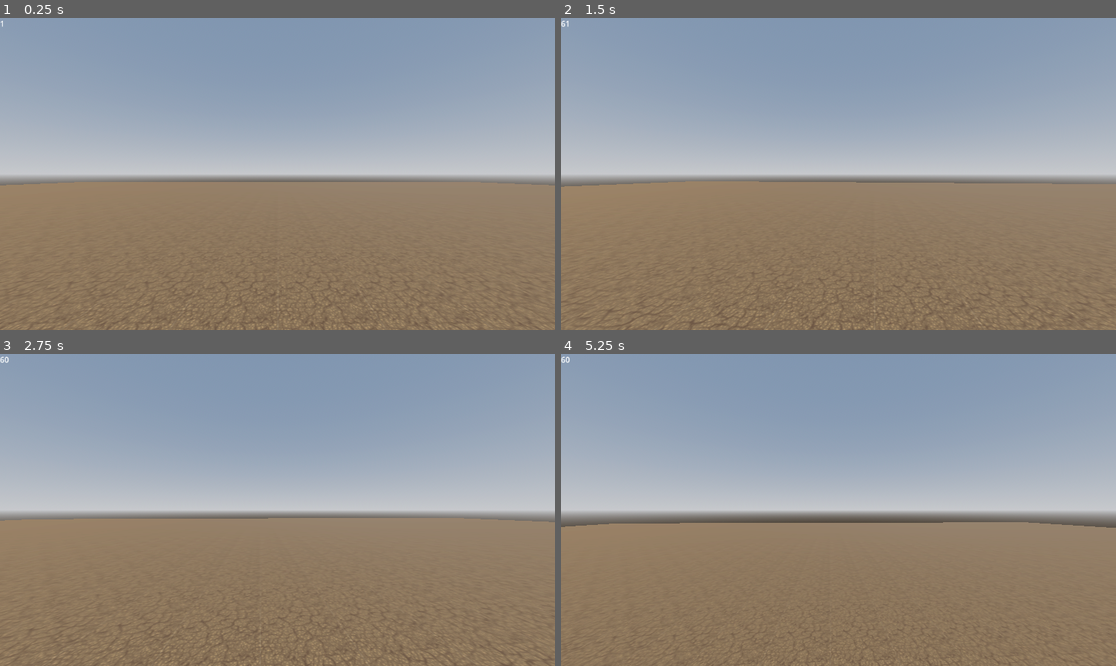
Above: before the commit, frames 1-4 (two rows, left to right).
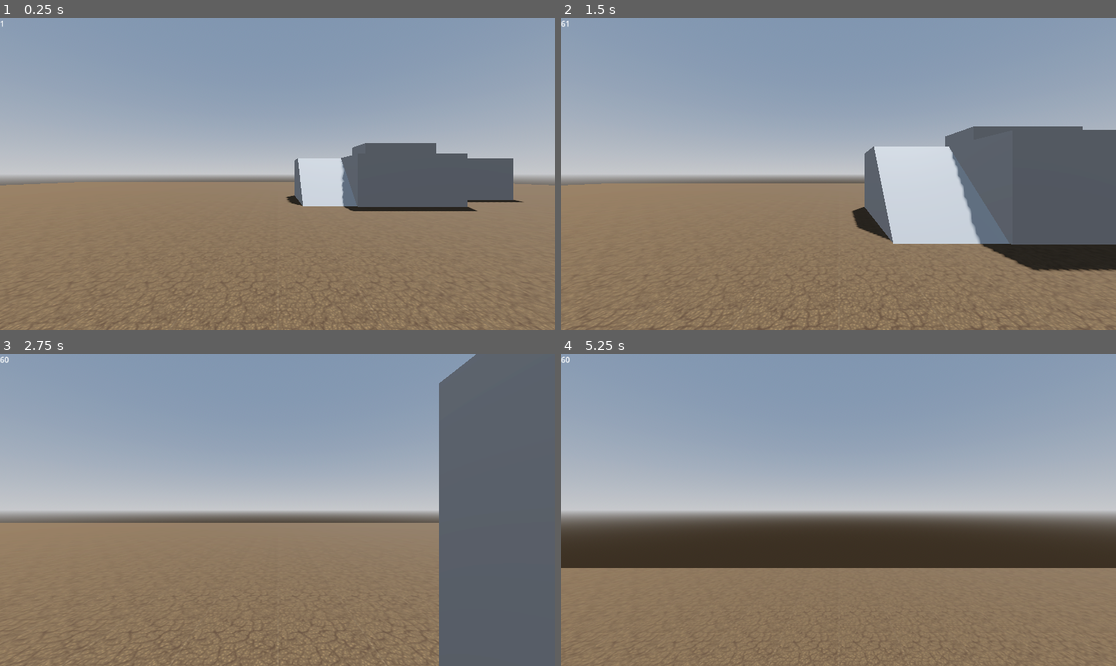
Above: after the commit, the same moments.

Repository: BrunoLisanti/Minos
Game: Godot game, scene res://Scenes/world.tscn
Two runs of this game, one before a commit and one after it. Both use one fixed random seed, a clock stepped at 60 frames per second and the inputs below.
Inputs (mouse positions are in pixels of both pictures, inside the frame that each line leads up to):
- Up to frame 1 (0.25 s): no input
- Up to frame 2 (1.5 s): tap Enter (ui_accept) at 0.5, 0.77 s; move the mouse to (866, 174) at 0.52 s; hold Up (up, bound only after the commit) from 0.53 s (still down); move the mouse to (810, 174) at 1.27 s
- Up to frame 3 (2.75 s): keep holding Up (up, bound only after the commit); tap Enter (ui_accept) at 1.52 s; move the mouse to (288, 503) at 2.02 s
- Up to frame 4 (5.25 s): keep holding Up (up, bound only after the commit); move the mouse to (832, 516) at 2.77 s; tap Enter (ui_accept) at 3.02, 3.77, 4.52 s; move the mouse to (877, 513) at 3.52 s; move the mouse to (794, 506) at 4.27 s; move the mouse to (844, 510) at 5.02 s

The runs differ from the first frame. In frame 1, 7.0% of the frame differs, in the area x 51-95%, y 40-62%; in frame 2, 19%; in frame 3, 23%, in the area x 0-100%, y 0-100%; in frame 4, 15%.

Commit message:
- Cambios en los controles para que sean estilo Doom - Modificaciones al movimiento del jugador. Diferencia en inercia, velocidad disminuida cuando el jugador está retrocediendo. - Se eliminó el head bobbing por el momento - Se eliminó la captura del cursor - Obstaculos en la escena principal para probar colisiones - Se eliminó código referente a la diferencia de control durante un salto (mecánica que no se va a utilizar)

Diff:
--- /dev/null
+++ b/Scenes/obstacles.tscn
@@ -0,0 +1,25 @@
+[gd_scene format=3 uid="uid://d1lc5o3klhcd"]
+
+[node name="Obstacles" type="Node3D"]
+
+[node name="CSGCombiner3D" type="CSGCombiner3D" parent="."]
+use_collision = true
+
+[node name="CSGBox3D" type="CSGBox3D" parent="CSGCombiner3D"]
+transform = Transform3D(1, 0, 0, 0, 1, 0, 0, 0, 1, 2, 0, 0)
+size = Vector3(5, 1, 1)
+
+[node name="Ramp" type="CSGBox3D" parent="CSGCombiner3D"]
+transform = Transform3D(1, 0, 0, 0, 1, 0, 0, 0, 1, 0, 0, 1)
+
+[node name="CSGBox3D" type="CSGBox3D" parent="CSGCombiner3D/Ramp"]
+transform = Transform3D(1, 0, 0, 0, 0.707107, -1.41421, 0, 0.707107, 1.41421, 0, 0.427299, 0.2799)
+operation = 2
+
+[node name="CSGBox3D2" type="CSGBox3D" parent="CSGCombiner3D"]
+transform = Transform3D(1, 0, 0, 0, 1, 0, 0, 0, 1, 1.5, 0, 1)
+size = Vector3(2, 1, 1)
+
+[node name="CSGBox3D3" type="CSGBox3D" parent="CSGCombiner3D"]
+transform = Transform3D(1, 0, 0, 0, 1, 0, 0, 0, 1, 2.5, 0.249451, -1)
+size = Vector3(2, 1.4989, 1)
--- a/Scenes/world.tscn
+++ b/Scenes/world.tscn
@@ -1,8 +1,9 @@
-[gd_scene load_steps=8 format=3 uid="uid://ce46v15i0rp3c"]
+[gd_scene load_steps=9 format=3 uid="uid://ce46v15i0rp3c"]
 
 [ext_resource type="Texture2D" uid="uid://bcdymvtxslqtp" path="res://Assets/Textures/earth-texture.jpg" id="1_x4bgu"]
 [ext_resource type="PackedScene" uid="uid://clwd2pt32yncv" path="res://Scenes/Player.tscn" id="2_dlf8a"]
 [ext_resource type="Script" path="res://Scripts/Fps.gd" id="3_oxjl2"]
+[ext_resource type="PackedScene" uid="uid://d1lc5o3klhcd" path="res://Scenes/obstacles.tscn" id="4_yte3l"]
 
 [sub_resource type="ProceduralSkyMaterial" id="ProceduralSkyMaterial_n2ouw"]
 sky_horizon_color = Color(0.64625, 0.65575, 0.67075, 1)
@@ -43,3 +44,6 @@
 offset_bottom = 95.0
 text = "FPS"
 script = ExtResource("3_oxjl2")
+
+[node name="Obstacles" parent="." instance=ExtResource("4_yte3l")]
+transform = Transform3D(2.4, 0, 0, 0, 2.4, 0, 0, 0, 2.4, 2.33364, 1.04347, -12.5239)
--- a/Scripts/Player.gd
+++ b/Scripts/Player.gd
@@ -1,7 +1,7 @@
 extends CharacterBody3D
 
 
-const SPEED = 10.0
+const SPEED = 6.0
 const JUMP_VELOCITY = 4.5
 const SENSITIVITY = 0.003
 
@@ -15,13 +15,13 @@
 @onready var head = $Head
 @onready var camera = $Head/Camera3D
 
-func _ready():
-	Input.set_mouse_mode(Input.MOUSE_MODE_CAPTURED)
+#func _ready():
+#	Input.set_mouse_mode(Input.MOUSE_MODE_CAPTURED)
 
-func _unhandled_input(event): #Movimiento de camara
-	if event is InputEventMouseMotion:
-
-		head.rotate_y(-event.relative.x * SENSITIVITY)
+#func _unhandled_input(event): #Movimiento de camara
+	#if event is InputEventMouseMotion:
+		#
+		#head.rotate_y(-event.relative.x * SENSITIVITY)
 		#camera.rotate_x(-event.relative.y * SENSITIVITY) #Mover verticalmente la camara
 		#camera.rotation.x = clamp(camera.rotation.x, deg_to_rad(-40), deg_to_rad(60)) #Limitar el movimiento vertical de la camara
 
@@ -39,28 +39,23 @@
 
 	if Input.is_action_pressed("rotate_left"):
 		head.rotate_y(SENSITIVITY * 10)
+
 	# Get the input direction and handle the movement/deceleration.
-	# As good practice, you should replace UI actions with custom gameplay actions.
-	var input_dir = Input.get_vector("left", "right", "up", "down")
-	var direction = (head.transform.basis * Vector3(input_dir.x, 0, input_dir.y)).normalized()
-	if is_on_floor():
-		if direction:
-			velocity.x = direction.x * SPEED
-			velocity.z = direction.z * SPEED
-		else:
-			velocity.x = lerp(velocity.x, direction.x * SPEED, delta * 7.0)
-			velocity.z = lerp(velocity.z, direction.z * SPEED, delta * 7.0)
-	else:
-		velocity.x = lerp(velocity.x, direction.x * SPEED, delta * 2.0)
-		velocity.z = lerp(velocity.z, direction.z * SPEED, delta * 2.0)
-		camera.transform.origin.y = lerp(camera.transform.origin.y, 0.0, 0.1)
+	# Movimiento en el eje Z de acuerdo a la dirección en la que se está mirando.
+	var input_dir = (1 if Input.is_action_pressed("down") else 0) - (1 if Input.is_action_pressed("up") else 0) # 1 si se presiona abajo, -1 si se presiona arriba. Cero si se presionan ambos.
+	var direction = (head.transform.basis * Vector3(0, 0, input_dir)).normalized()
+	var current_speed = SPEED if input_dir == -1 else SPEED / 2
 
-	t_bob += delta * velocity.length() * float(is_on_floor())
+	velocity.x = lerp(velocity.x, direction.x * current_speed, delta * 6.0)
+	velocity.z = lerp(velocity.z, direction.z * current_speed, delta * 6.0)
 
-	if direction:
-		camera.transform.origin = _headbob(t_bob)
-	else:
-		camera.transform.origin.y = lerp(camera.transform.origin.y, 0.0, 0.1)
+	# Head bobbing
+	#t_bob += delta * velocity.length() * float(is_on_floor())
+	#
+	#if direction:
+		#camera.transform.origin = _headbob(t_bob)
+	#else:
+		#camera.transform.origin.y = lerp(camera.transform.origin.y, 0.0, 0.1)
 
 	move_and_slide()
 
--- a/project.godot
+++ b/project.godot
@@ -19,17 +19,17 @@
 
 up={
 "deadzone": 0.5,
-"events": [Object(InputEventKey,"resource_local_to_scene":fa …(140 unchanged characters)… d":false,"keycode":0,"physical_keycode":87,"key_label":0,"unicode":119,"echo":false,"script":null)
+"events": [Object(InputEventKey,"resource_local_to_scene":fa …(140 unchanged characters)… d":false,"keycode":0,"physical_keycode":4194320,"key_label":0,"unicode":0,"echo":false,"script":null)
 ]
 }
 down={
 "deadzone": 0.5,
-"events": [Object(InputEventKey,"resource_local_to_scene":fa …(140 unchanged characters)… d":false,"keycode":0,"physical_keycode":83,"key_label":0,"unicode":115,"echo":false,"script":null)
+"events": [Object(InputEventKey,"resource_local_to_scene":fa …(140 unchanged characters)… d":false,"keycode":0,"physical_keycode":4194322,"key_label":0,"unicode":0,"echo":false,"script":null)
 ]
 }
 left={
 "deadzone": 0.5,
-"events": [Object(InputEventKey,"resource_local_to_scene":false,"resource_name":"","device":-1,"window_id":0,"alt_pressed":false,"shift_pressed":false,"ctrl_pressed":false,"meta_pressed":false,"pressed":false,"keycode":0,"physical_keycode":65,"key_label":0,"unicode":97,"echo":false,"script":null)
+"events": [Object(InputEventKey,"resource_local_to_scene":false,"resource_name":"","device":-1,"window_id":0,"alt_pressed":false,"shift_pressed":false,"ctrl_pressed":false,"meta_pressed":false,"pressed":false,"keycode":65,"physical_keycode":65,"key_label":65,"unicode":97,"echo":false,"script":null)
 ]
 }
 right={
@@ -49,11 +49,11 @@
 }
 rotate_left={
 "deadzone": 0.5,
-"events": [Object(InputEventKey,"resource_local_to_scene":fa …(140 unchanged characters)… d":false,"keycode":0,"physical_keycode":81,"key_label":0,"unicode":113,"echo":false,"script":null)
+"events": [Object(InputEventKey,"resource_local_to_scene":fa …(140 unchanged characters)… d":false,"keycode":0,"physical_keycode":4194319,"key_label":0,"unicode":0,"echo":false,"script":null)
 ]
 }
 rotate_right={
 "deadzone": 0.5,
-"events": [Object(InputEventKey,"resource_local_to_scene":fa …(140 unchanged characters)… d":false,"keycode":0,"physical_keycode":69,"key_label":0,"unicode":101,"echo":false,"script":null)
+"events": [Object(InputEventKey,"resource_local_to_scene":fa …(140 unchanged characters)… d":false,"keycode":0,"physical_keycode":4194321,"key_label":0,"unicode":0,"echo":false,"script":null)
 ]
 }
